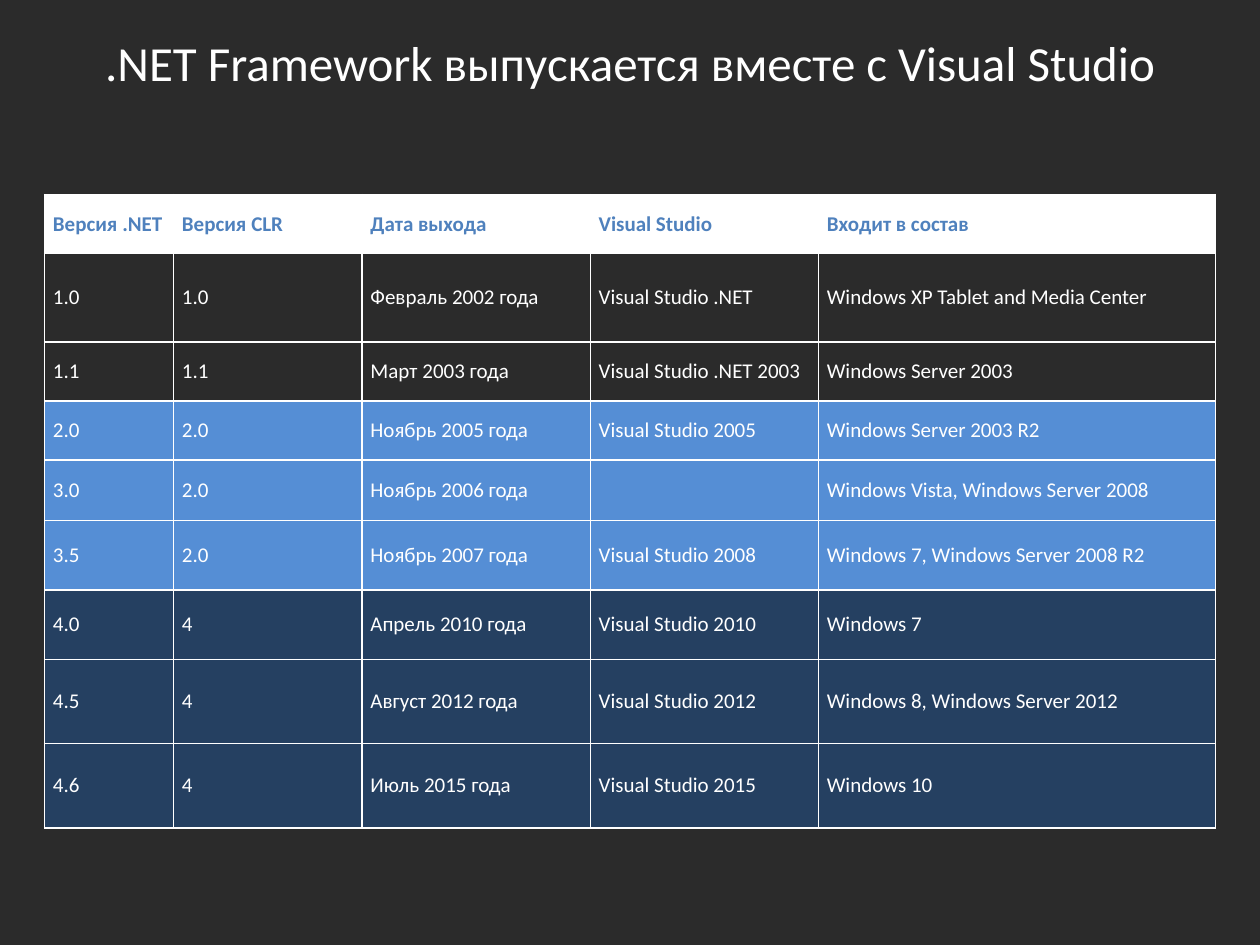
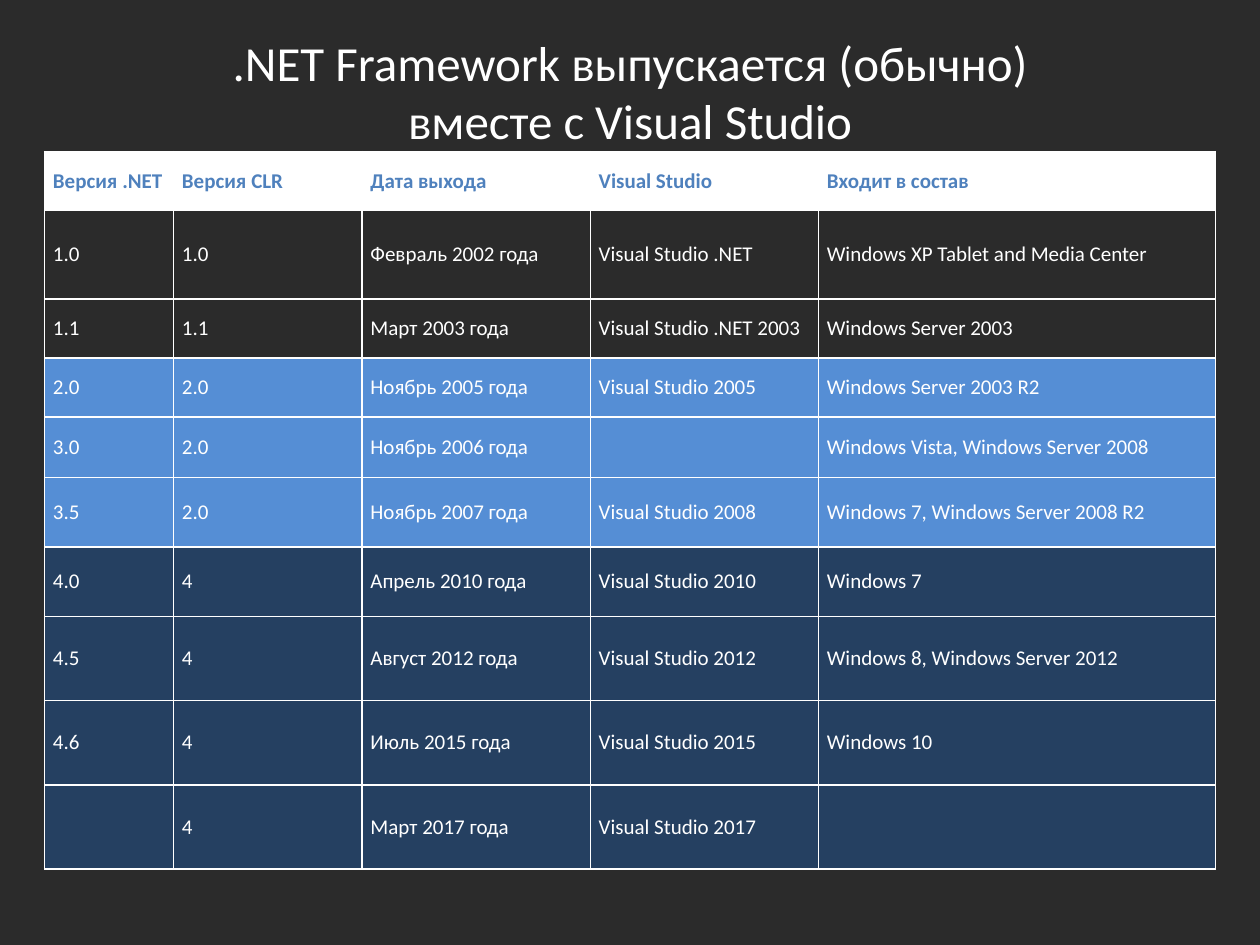
Before and after one commit to bazile/Training, a slide deck: slide 10 of Presentation/lesson-01.pptx (slide 11 before the commit). Drawn at 1260x945 pixels with LibreOffice and Linux fonts; fonts in the diff are those of the drawing; background and template pictures are left out; a plain dark background stands for a picture behind light text. Boxes give left, top, right and bottom in pixels: in the first picture for what was removed or moved away, otherwise in the second. Text is boxed around its words. In the diff, an @@ line names an element or a change of style, - is before the commit and + after.

```diff
--- a/Presentation/lesson-01.pptx
+++ b/Presentation/lesson-01.pptx
@@ text at [233,45,1027,140]: text changed @@
-.NET Framework выпускается вместе с Visual Studio
+.NET Framework выпускается (обычно)
+вместе с Visual Studio
@@ table at [44,151,1215,869] @@
+row 10:  | 4 | Март 2017 года | Visual Studio 2017 | 
@@ table: place and size @@
-table at [44,195,1215,829]
+table at [44,151,1215,869]
```
Also in this commit, not shown: 4 other slides changed, 1 slide added, 3 slides removed, 4 other files.
